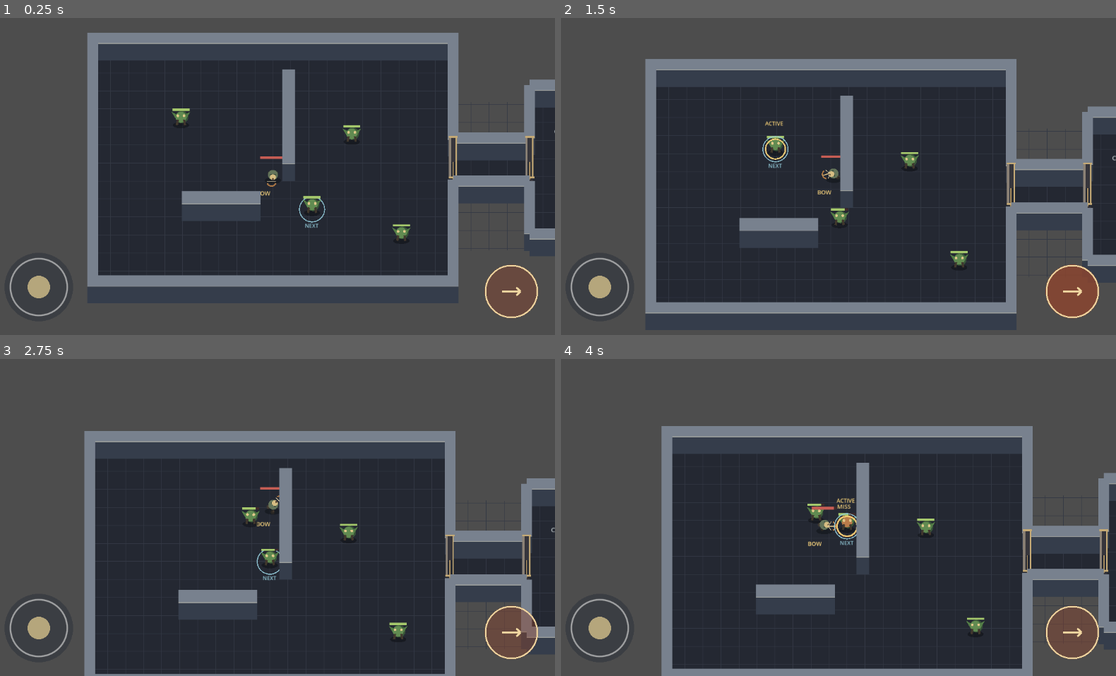
Above: before the commit, frames 1-4 (two rows, left to right).
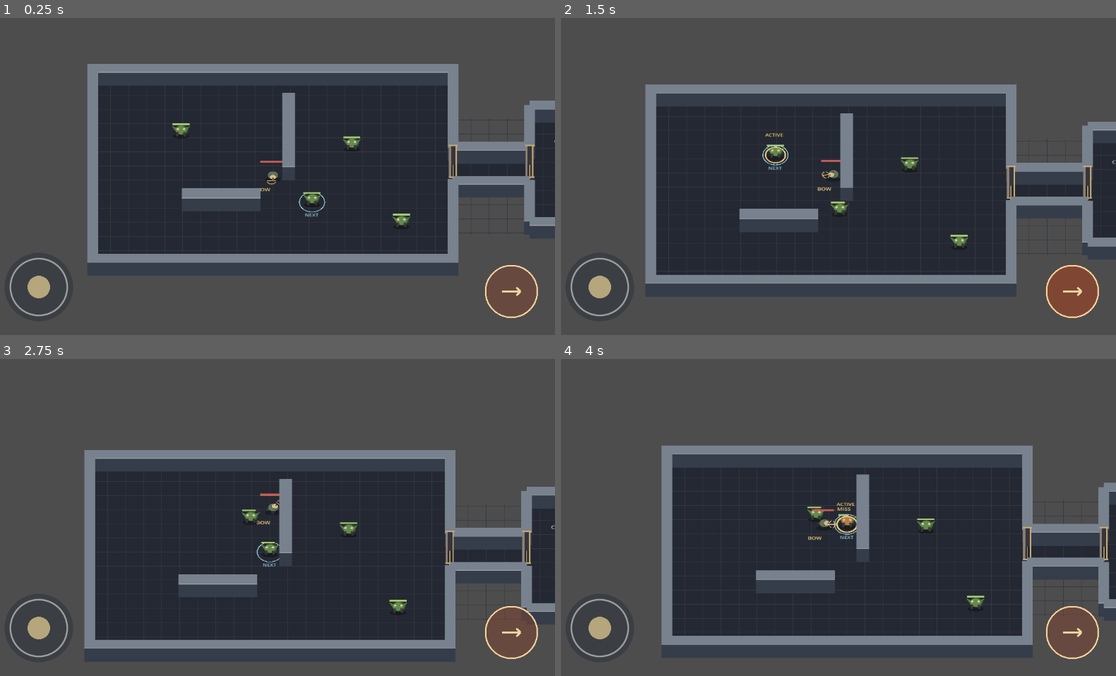
Above: after the commit, the same moments.

Repository: Jonty303/Project-Gauntlands
Game: Godot game, scene res://scenes/main.tscn
The game is run twice, just before and just after one commit, with the same random seed, the same clock (stepped at 60 frames per second) and the same inputs.
Inputs (mouse positions are in pixels of both pictures, inside the frame that each line leads up to):
- Up to frame 1 (0.25 s): no input
- Up to frame 2 (1.5 s): tap Enter (ui_accept) at 0.5 s; drag from (599, 287) to (888, 106) at 0.52 s; drag from (1071, 290) to (805, 239) at 1.27 s
- Up to frame 3 (2.75 s): move the mouse to (327, 447) at 2.02 s; hold D (move_right) from 2.03 s (still down); tap Q (target_previous) at 2.1 s
- Up to frame 4 (4 s): release D (move_right) at 2.75 s; drag from (805, 580) to (666, 469) at 2.77 s; move the mouse to (1005, 565) at 3.52 s; hold A (move_left) from 3.53 s (still down); hold Space (attack) from 3.53 s (still down); tap Enter (ui_accept) at 3.77 s

The runs differ from the first frame. In frame 1, 18% of the frame differs, in the area x 15-100%, y 4-85%; in frame 2, 19%; in frame 3, 19%; in frame 4, 19%, in the area x 18-100%, y 21-100%.

Commit message:
Test diamond projection aspect ratio for isometric comparison

Diff:
--- a/scripts/main.gd
+++ b/scripts/main.gd
@@ -39,7 +39,7 @@
     var iso_camera := get_node_or_null("Camera2D") as Camera2D
     if iso_camera != null:
         iso_camera.rotation = -PI / 4.0
-        iso_camera.zoom = Vector2(0.92, 0.92)
+        iso_camera.zoom = Vector2(0.92, 0.72)
     _add_doorframe(Vector2(400.0, 0.0))
     _add_doorframe(Vector2(570.0, 0.0))
 
